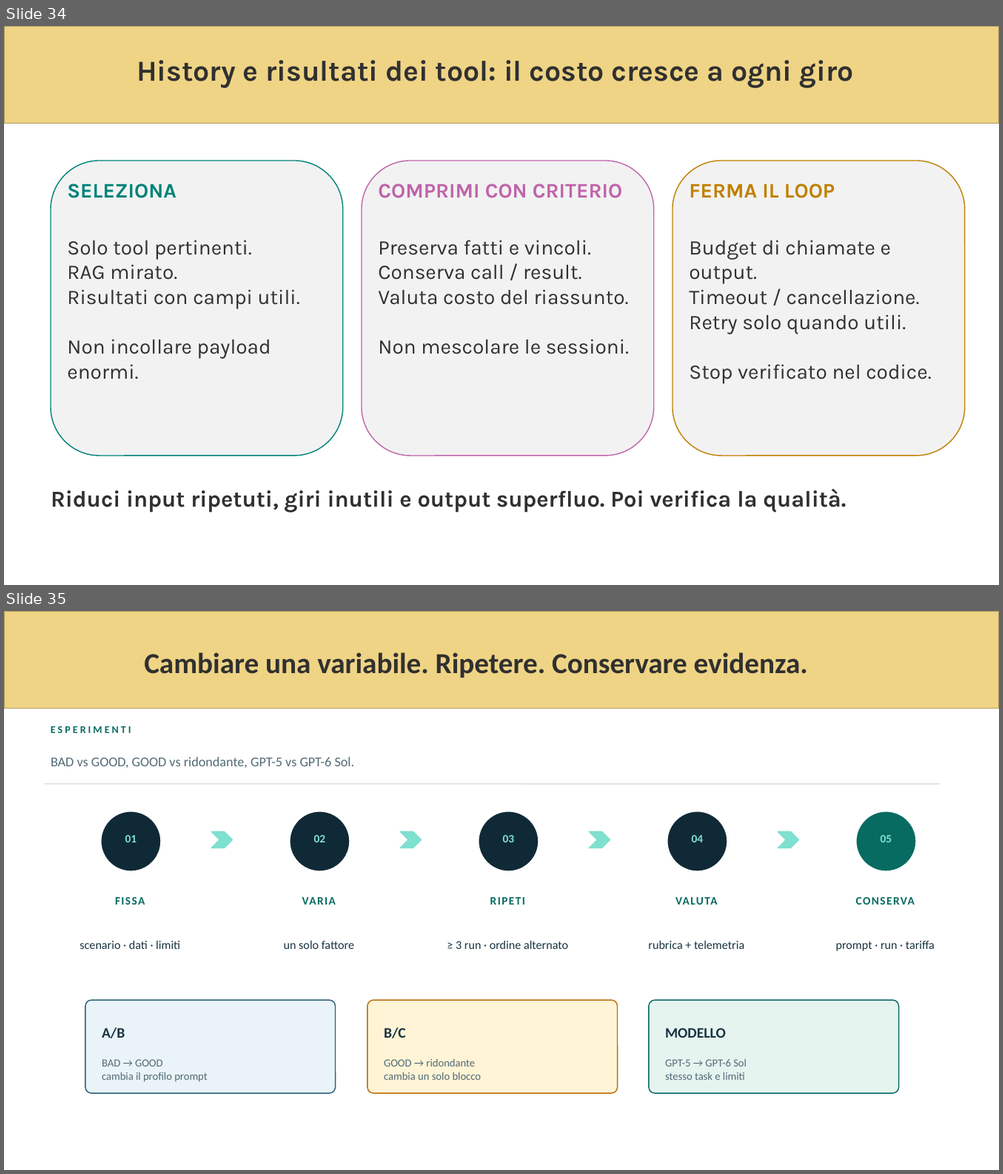
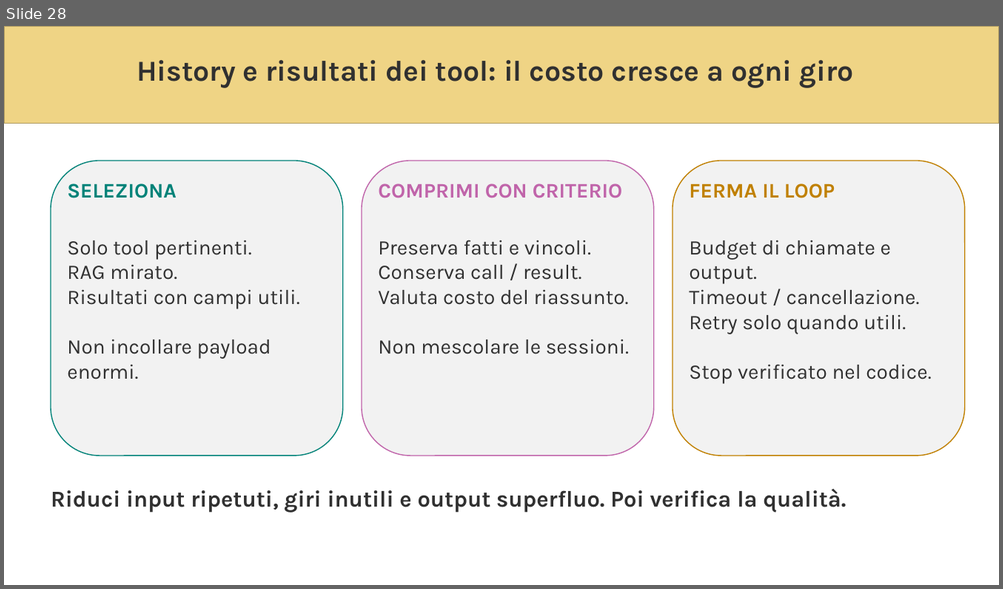
Before and after one commit to andreatosato/AzureDayTorino2026, a slide deck: presentazione/AIAzureDayTorino2026_1304496_Tosato.pptx. Shown one above the other, each under a label of ours: slides 34 and 35 before the commit, slide 28 after it. The pictures are 1003x1174 and 1003x589 pixels, drawn with LibreOffice and Linux fonts; fonts in the diff are those of the drawing; background and template pictures are left out. Boxes give left, top, right and bottom in pixels: in the first picture for what was removed or moved away, otherwise in the second. Text is boxed around its words. In the diff, an @@ line names an element or a change of style, - is before the commit and + after.

```diff
--- a/presentazione/AIAzureDayTorino2026_1304496_Tosato.pptx
+++ b/presentazione/AIAzureDayTorino2026_1304496_Tosato.pptx
@@ slide 35 removed at (4, 611, 999, 1170), background #FFFFFF; not listed: 1 template element that a slide beside it also shows @@
@@ title removed at (144, 652, 808, 678) @@
-Cambiare una variabile. Ripetere. Conservare evidenza.
@@ text removed at (51, 726, 131, 733) @@
-ESPERIMENTI
@@ text removed at (51, 757, 355, 768) @@
-BAD vs GOOD, GOOD vs ridondante, GPT-5 vs GPT-6 Sol.
@@ group removed at (44, 784, 939, 1093): 21 texts, 5 ellipses, 4 chevrons, 3 rounded rectangles, 1 line @@
-01
-FISSA
-scenario · dati · limiti
-02
-VARIA
-un solo fattore
-03
-RIPETI
-≥ 3 run · ordine alternato
-04
-VALUTA
-rubrica + telemetria
-05
-CONSERVA
-prompt · run · tariffa
-A/B
-BAD → GOOD
-cambia il profilo prompt
-B/C
-GOOD → ridondante
-cambia un solo blocco
-MODELLO
-GPT-5 → GPT-6 Sol
-stesso task e limiti
@@ what was slide 34 is now slide 28 @@
```
Also in this commit, not shown: 8 slides changed, 1 slide added, 7 other slides removed.
